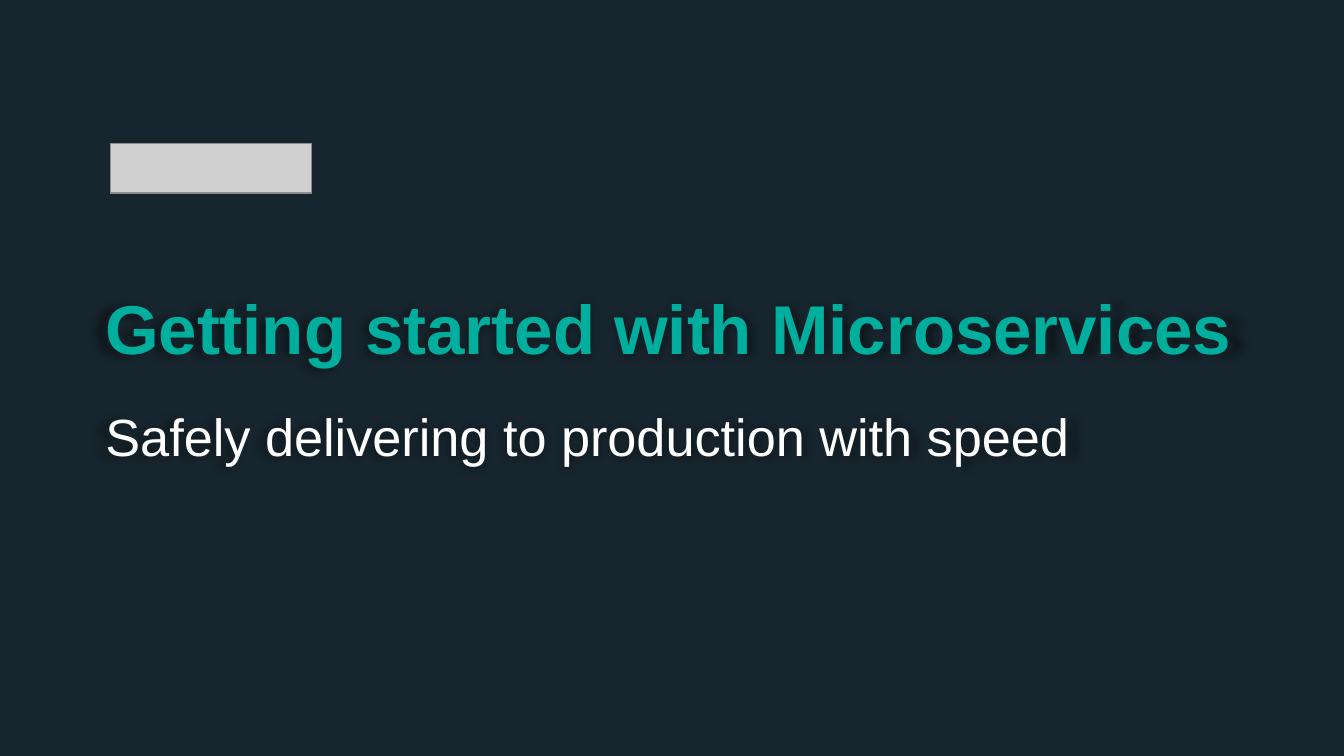
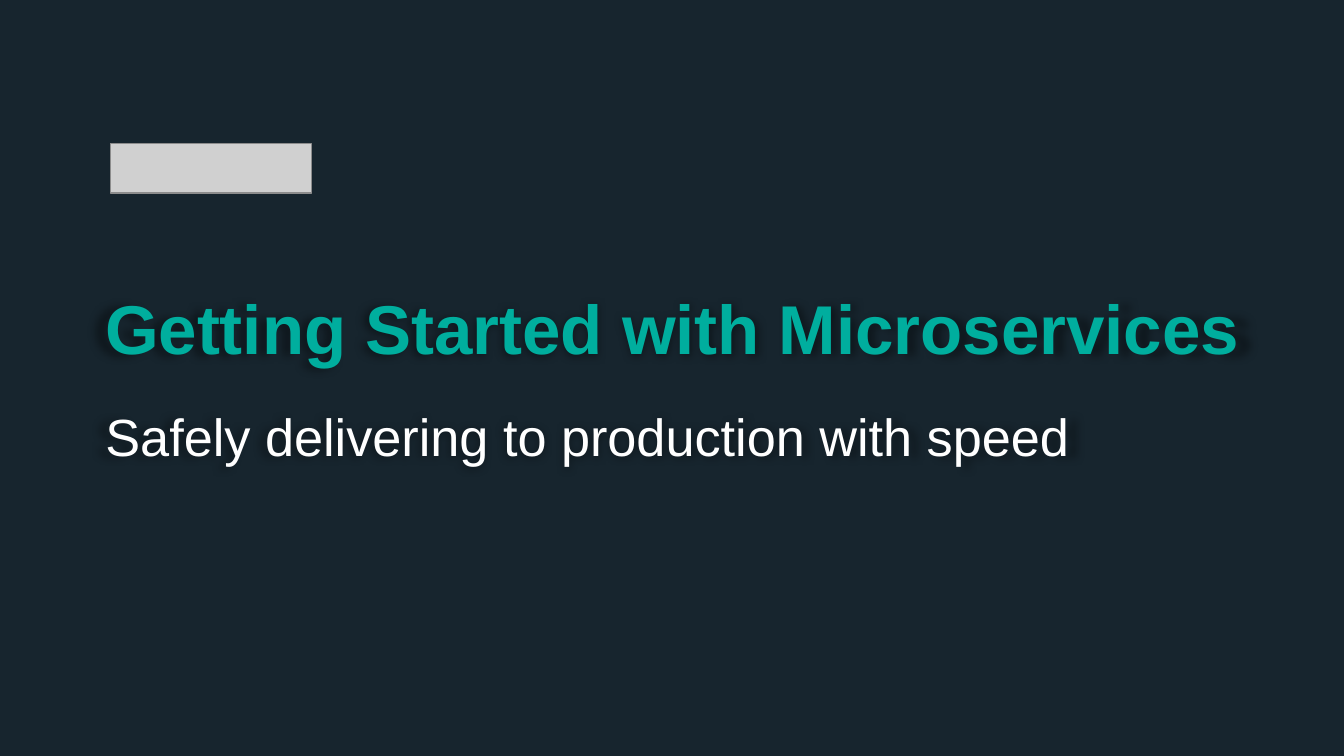
Before and after one commit to ajitkadari/cloud-native-workshop, a slide deck: slide 1 of presentations/Session_1_Getting_Started_With_Microservices.pptx. Drawn at 1344x756 pixels with LibreOffice and Linux fonts; fonts in the diff are those of the drawing; grey boxes stand for pictures; background and template pictures are left out. Boxes give left, top, right and bottom in pixels: in the first picture for what was removed or moved away, otherwise in the second. Text is boxed around its words. In the diff, an @@ line names an element or a change of style, - is before the commit and + after.

Commit message:
Presentation updates

```diff
--- a/presentations/Session_1_Getting_Started_With_Microservices.pptx
+++ b/presentations/Session_1_Getting_Started_With_Microservices.pptx
@@ text at [105, 304, 1239, 367]: text changed @@
-Getting started with Microservices
+Getting Started with Microservices
```
Also in this commit, not shown: 2 other slides changed, 7 other files.
